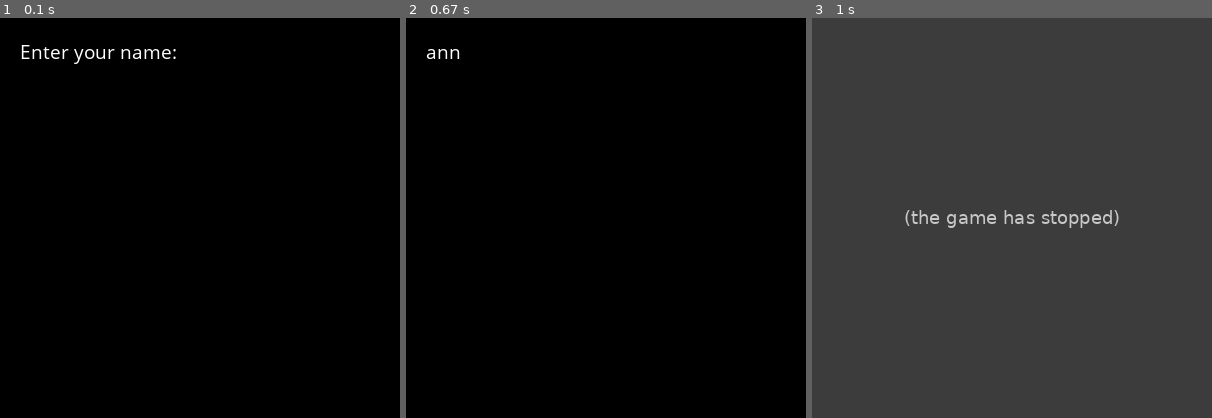
Above: before the commit, frames 1-3 (left to right).
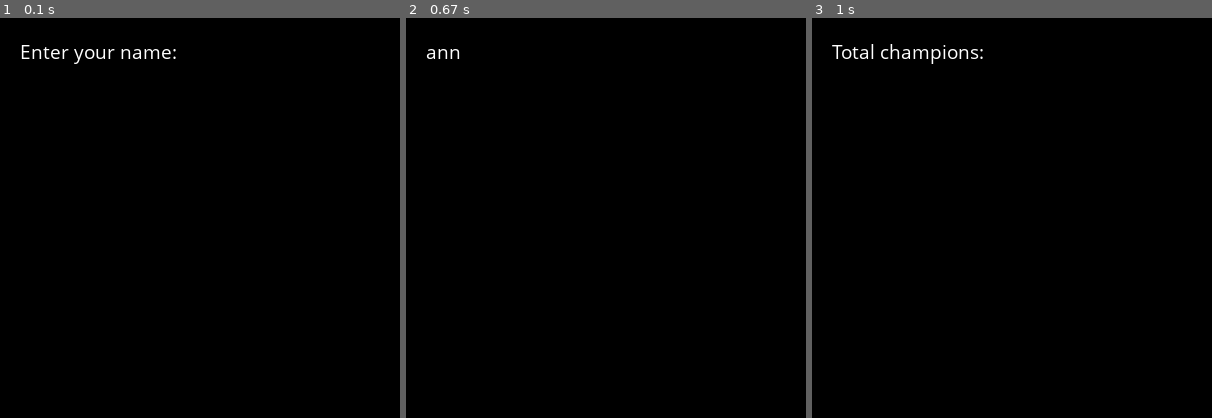
Above: after the commit, the same moments.

Repository: Roman-Blokhin/Python
Game: pygame game, started from my_code/testing/user_db/index.py
Same seed, same stepped clock (60 frames per second), same inputs: the game is played once before the commit and once after it.
Inputs:
- Up to frame 1 (0.1 s): no input
- Up to frame 2 (0.67 s): type "ann" at 0.33 s
- Up to frame 3 (1 s): tap Enter at 0.67 s

Frames 1-2 are identical in both runs. In frame 3, 100% of the frame differs, in the area x 0-100%, y 0-100%.
Before the commit the program exited at 0.68 s; later frames show no game.

Commit message:
окно Game Over после ввода имени

Diff:
--- a/my_code/testing/user_db/index.py
+++ b/my_code/testing/user_db/index.py
@@ -49,3 +49,17 @@
         pygame.display.update()
 
 intro()
+
+def game_over():
+    while True:
+        for event in pygame.event.get():
+            if event.type == pygame.QUIT:
+                pygame.quit()
+
+        screen.fill(BLACK)
+        font = pygame.font.SysFont('Comic Sans MS', 20)
+        name_text = font.render('Total champions:', True, WHITE)
+        screen.blit(name_text, (20, 20))
+        pygame.display.update()
+
+game_over()
Binary file changed: my_code/testing/user_db/users_db.sqlite
